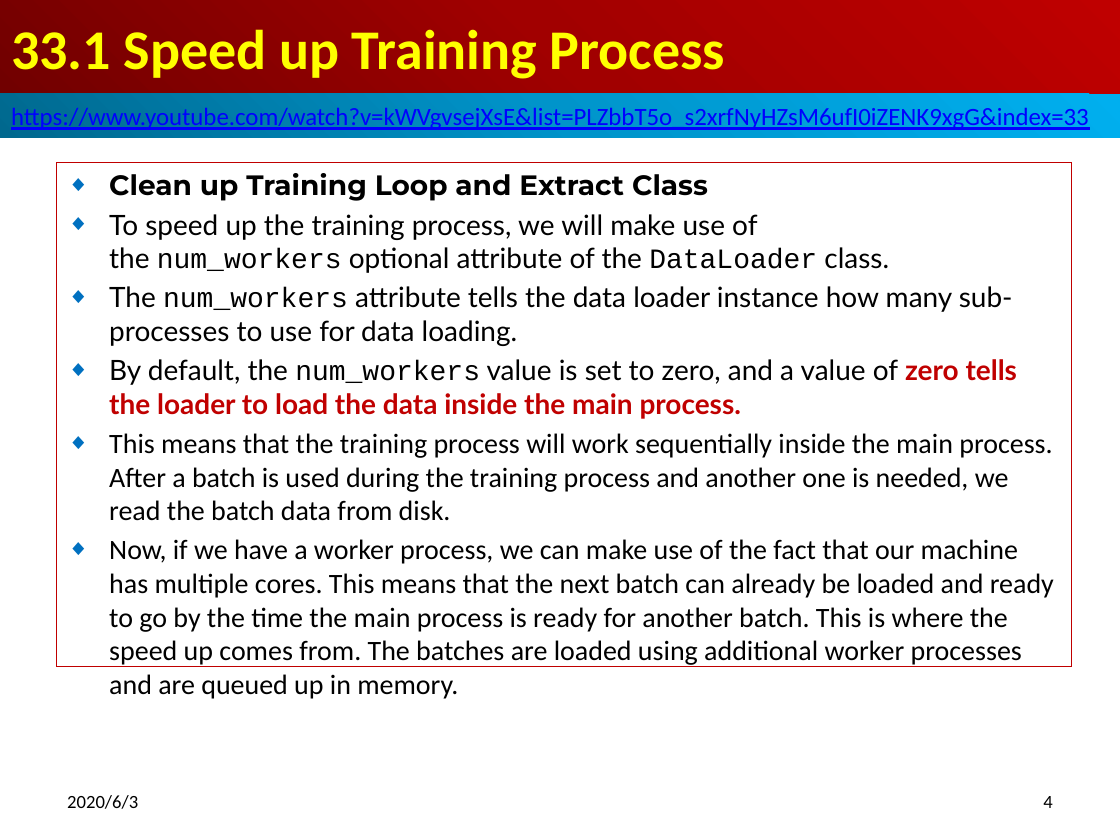
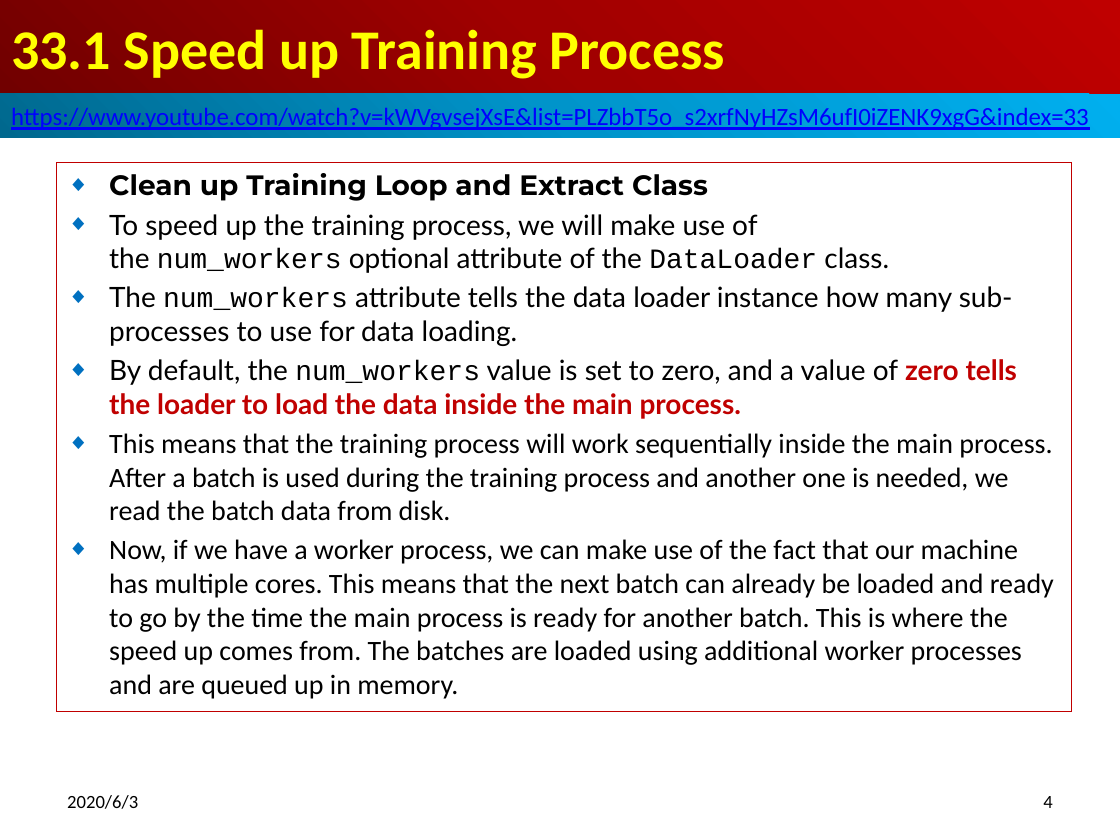
Before and after one commit to peterhchen/900_PyTorch, a slide deck: slide 4 of 33_NumWorkers.pptx. Drawn at 1120x840 pixels with LibreOffice and Linux fonts; fonts in the diff are those of the drawing. Boxes give left, top, right and bottom in pixels: in the first picture for what was removed or moved away, otherwise in the second. Text is boxed around its words. In the diff, an @@ line names an element or a change of style, - is before the commit and + after.

```diff
--- a/33_NumWorkers.pptx
+++ b/33_NumWorkers.pptx
@@ subtitle "Clean up Training Loop and ...": place and size @@
-subtitle "Clean up Training Loop and ..." at [56,162,1072,668]
+subtitle "Clean up Training Loop and ..." at [56,162,1072,711]
```
